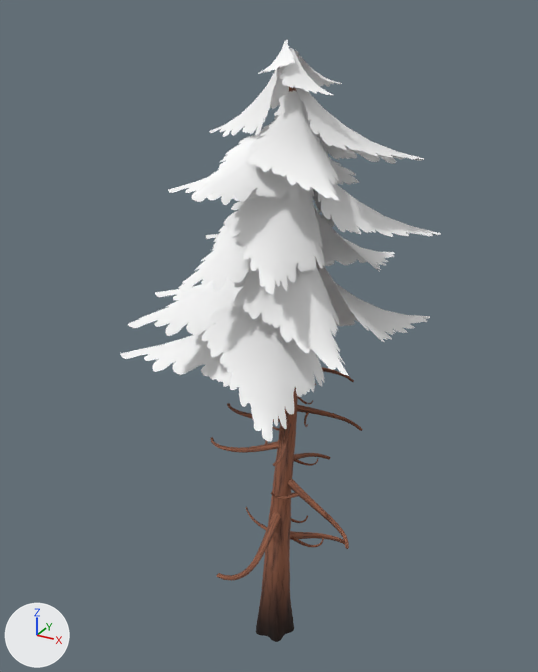
Renders of the glTF model public/models/Pine_3.glb from each side of a commit.
The view is the same before and after, from a 50 mm lens placed at (3.64, -6.76, 7.41), pointed at (-0.36, 0.5, 3.78). The axes (+X, +Y, +Z) are drawn at lower left. The lights are the same throughout. The older version comes first.

In view in the first picture: 'Pine_3'.
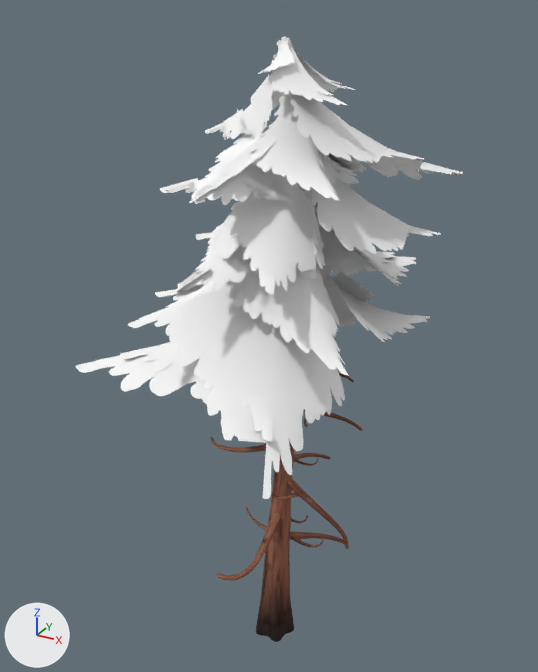
Pixel boxes (x1, y1, x2, y2) of what changed, in the pictures (538 x 672 px):
'LOD1', added: after (75, 36, 464, 637)
    faces in mat_leaves_pine: (75, 36, 464, 499)
    faces in mat_bark_normaltree: (238, 375, 348, 637)

Edits to the bpy script that builds the scene:
```text
Add me_lod1:
    me_lod1.from_pydata(...)  # 792 vertices, 1034 faces; spans x -2.7..1.72, y -2.29..2.84, z -0.24..7.21
    # faces by material slot: [810, 224]
    me_lod1.materials.append(mat_bark_normaltree)
    me_lod1.materials.append(mat_leaves_pine)
Add ob_lod1:
    ob_lod1 = bpy.data.objects.new('LOD1', me_lod1)
    ob_lod1.location = (0.0, 0.0, 0.0)
```
